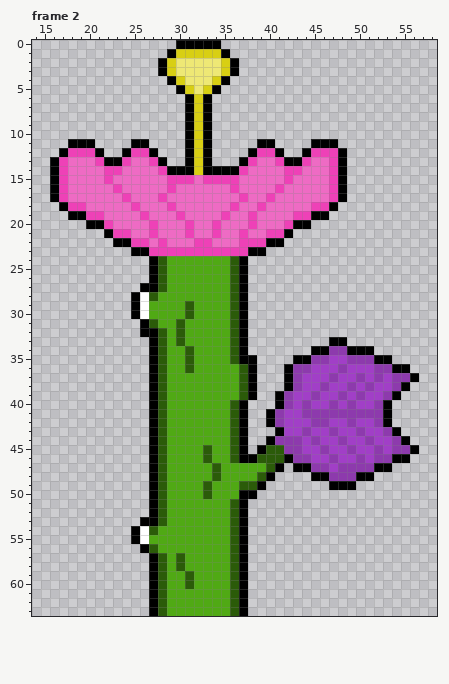
Pixel-art file: Sprite/item/deathflower.aseprite. The picture above is the old version.
64x64 pixels, 2 frames. Shown: frame 2: x 14..58, y 0..63.
New version:
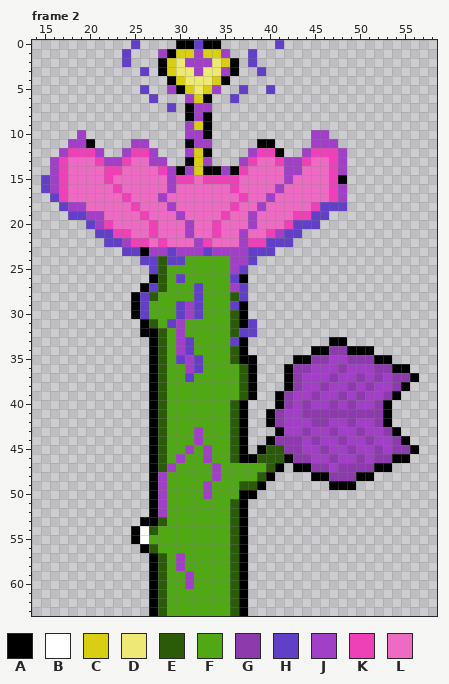
Palette (. is transparent): A #000000  B #ffffff  C #d8cf13  D #eee875  E #2b5b09  F #50a914  G #8d3aad  H #613fc7  J #a13fc7  K #ee41b7  L #ee6bc4
Difference:
--- frame 2
@@ x 14..58 @@
- 0 ................AAAAA........................
- 1 ...............ACCCCCA.......................
- 2 ..............ACDDDDDCA......................
- 3 ..............ACDDDDDCA......................
+ 0 ...........H....AAHAA......H.................
+ 1 ..........H...JACCJCCJ..H....................
+ 2 ..........H...ACDJJJDCA.H....................
+ 3 ............H.ACDDJDDJA..H...................
  4 ...............ACDDDCA.......................
- 5 ................ACDCA........................
- 6 .................ACA.........................
- 7 .................ACA.........................
- 8 .................ACA.........................
- 9 .................ACA.........................
-10 .................ACA.........................
-11 ....AAA....AA....ACA.....AA....AAA...........
-12 ...AKKKA..AKKA...ACA....AKKA..AKKKA..........
-13 ..AKLLLKAAKLLKA..ACA...AKLLKAAKLLKA..........
-14 ..AKLLLLKKLLLLKAAACAAAAKLLLLKKLLLKA..........
-15 ..AKLLLLKLLLLLLKKKLKKKKLLLLLKLLLLKA..........
-16 ..AKLLLLLKLLLLLKLLLLLLKLLLLKLLLLLKA..........
-17 ..AKLLLLLLKLLLKLLLLLLLLKLLKLLLLLLKA..........
-18 ...AKKLLLLLKLLLKLLLLLLKLLKLLLLLKKA...........
-19 ....AAKKLLLLKLLLKLLLLKLLKLLLLKKAA............
-20 ......AAKLLLLKLLLKLLKLLLKLLLKAA..............
-21 ........AKKLLKLLLKLLKLLKLLKKA................
-22 .........AAKKLKLLLKKLLLKKKAA.................
-23 ...........AAKKKKKKKKKKKAA...................
-24 .............AEFFFFFFFEA.....................
-25 .............AEFFFFFFFEA.....................
-26 .............AEFFFFFFFEA.....................
-27 ............AAEFFFFFFFEA.....................
-28 ...........ABEFFFFFFFFEA.....................
-29 ...........ABFFFFEFFFFEA.....................
-30 ...........ABFFFFEFFFFEA.....................
-31 ............AEFFEFFFFFEA.....................
-32 ............AAEFEFFFFFEA.....................
-33 .............AEFEFFFFFEA.........AA..........
-34 .............AEFFEFFFFEA.......AAGGAAA.......
-35 .............AEFFEFFFFEAA....AAGGJJGGGAA.....
-36 .............AEFFEFFFFFEA...AGGJJJGJJJGGAA...
-37 .............AEFFFFFFFFEA...AGJJJGJJGJGJGGA..
+ 5 ............H..JACDCJ..H..H..................
+ 6 .............H...JCA..H......................
+ 7 ...............H.AJJ.........................
+ 8 .................AJA.........................
+ 9 .................JCA.........................
+10 .....J...........JJA...........JJ............
+11 ....JJA....JJ....AJJ.....AA....JJJ...........
+12 ...JKKKJ..JKKJ...JCA....JKKA..JKKKJ..........
+13 ..JKLLLKJJKLLJJ..ACJ...JKLLKJJKLLKJ..........
+14 ..JKLLLLKKLLLLKJAJCAAJAKLLLLJJLLLKJ..........
+15 .HJKLLLLKLLLLLLJKKLKKKKLLLLLJLLLLKA..........
+16 .HJKLLLLLKLLLLLJLLLLLLKLLLLJLLLLLKJ..........
+17 ..HKLLLLLLKLLLJLLLLLLLLKLLJLLLLLLKJ..........
+18 ...HJJLLLLLKLLLJLLLLLLKLLJLLLLLKHHH..........
+19 ....HHJJLLLLKLLLJLLLLKLLJLLLLKKHH............
+20 ......HJKLLLLKLLLJLLKLLLJLLLKHHH.............
+21 .......HHKKLLKLLLJLLKLLJLLKJHH...............
+22 ........HHJKKLKLLLJKLLLJKKHHH................
+23 ..........HHAJJHJJJHJJJJHHH..................
+24 ............HHEHHFFFFFJJH....................
+25 .............HEFFFFFFFJH.....................
+26 .............AEFHFFFFFHA.....................
+27 ............AHEFFFHFFFJH.....................
+28 ...........AHEFFFFHFFFEH.....................
+29 ...........AHFFFHJHFFFHA.....................
+30 ...........AHFFFHJHFFFEA.....................
+31 ............AEFHJFFFFFEAH....................
+32 ............AAEFJFFFFFEHH....................
+33 .............AEFJHFFFFHA.........AA..........
+34 .............AEFJHFFFFEA.......AAGGAAA.......
+35 .............AEFHJHFFFEAA....AAGGJJGGGAA.....
+36 .............AEFFJHFFFFEA...AGGJJJGJJJGGAA...
+37 .............AEFFHFFFFFEA...AGJJJGJJGJGJGGA..
 38 .............AEFFFFFFFFEA...AGJJGJJGJGJJGA...
@@ x 26..36 @@
 42 .AEFFFFFFFE
-43 .AEFFFFFFFE
-44 .AEFFFFFFFE
-45 .AEFFFFEFFE
-46 .AEFFFFEFFE
-47 .AEFFFFFEFF
-48 .AEFFFFFEFF
-49 .AEFFFFEFFF
-50 .AEFFFFEFFF
-51 .AEFFFFFFFE
-52 .AEFFFFFFFE
+43 .AEFFFJFFFE
+44 .AEFFFJFFFE
+45 .AEFFJFJFFE
+46 .AEFJFFJFFE
+47 .AEJFFFFJFF
+48 .AJFFFFFJFF
+49 .AJFFFFJFFF
+50 .AJFFFFJFFF
+51 .AJFFFFFFFE
+52 .AJFFFFFFFE
 53 AAEFFFFFFFE
@@ x 28..33 @@
 56 FFFFFF
-57 EFEFFF
-58 EFEFFF
-59 EFFEFF
-60 EFFEFF
+57 EFJFFF
+58 EFJFFF
+59 EFFJFF
+60 EFFJFF
 61 EFFFFF
Pixel boxes of the changes (left, top, right, bottom) in both pictures:
changed: (41, 40, 347, 382)
changed: (158, 427, 221, 517)
changed: (176, 553, 194, 589)
